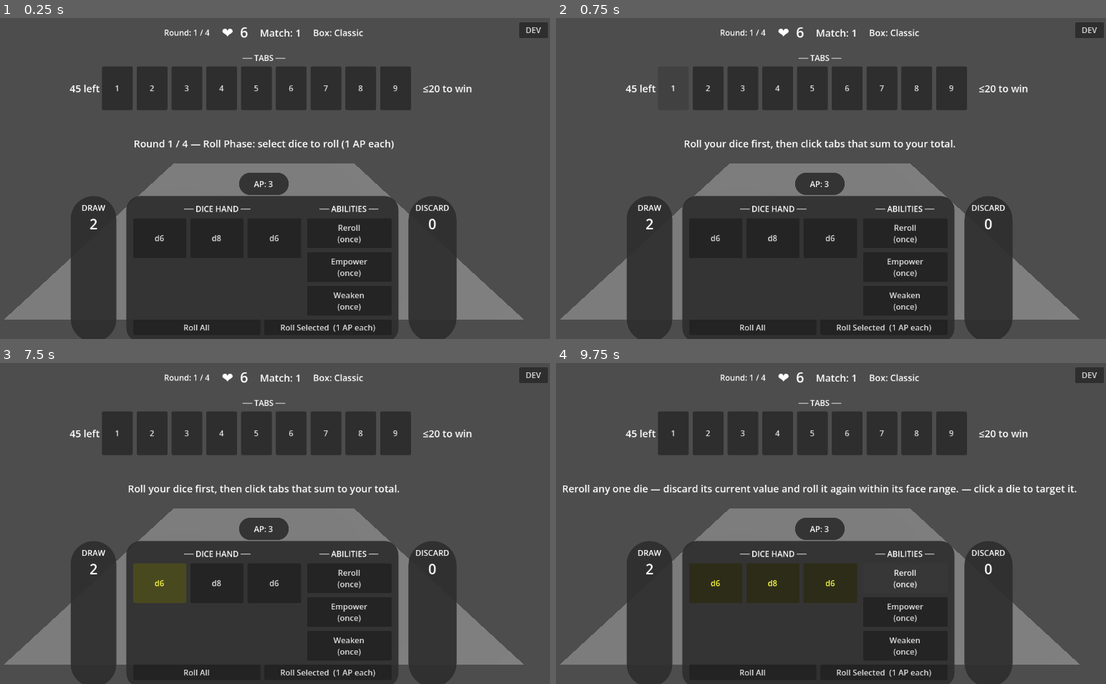
Above: before the commit, frames 1-4 (two rows, left to right).
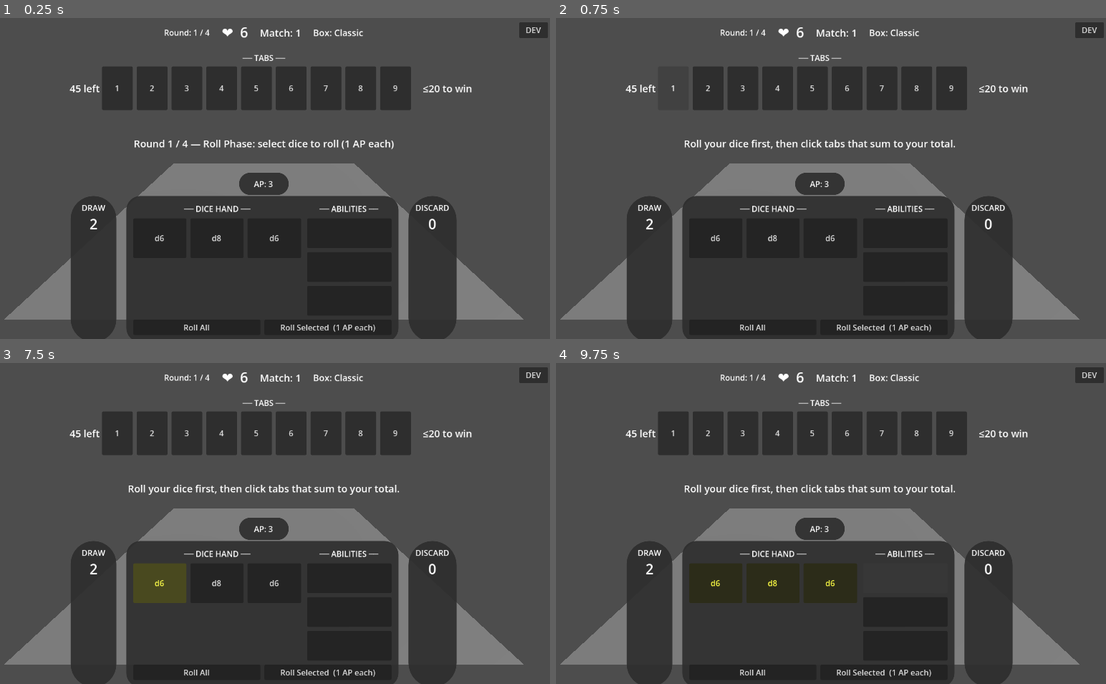
Above: after the commit, the same moments.

Repository: caleb-the-dev/SealTheBox
Game: Godot game, scene res://scenes/match/match.tscn
Same seed, same stepped clock (60 frames per second), same inputs: the game is played once before the commit and once after it.
Inputs (mouse positions are in pixels of both pictures, inside the frame that each line leads up to):
- Up to frame 1 (0.25 s): no input
- Up to frame 2 (0.75 s): click "1" at 0.5 s
- Up to frame 3 (7.5 s): click "2" at 1.25 s; click "3" at 2 s; click "4" at 2.75 s; click "5" at 3.5 s; click "6" at 4.25 s; click "7" at 5 s; click "8" at 5.75 s; click "9" at 6.5 s; click "d6" at 7.25 s
- Up to frame 4 (9.75 s): click "d8" at 8 s; click "d6" at 8.75 s; click (908, 578) at 9.5 s, where only the run before the commit has a clickable "Reroll (once)"

The runs differ from the first frame. In frame 1, 0.3% of the frame differs, in the area x 60-67%, y 64-92%; in frame 2, 0.3%; in frame 3, 0.3%; in frame 4, 1.5%, in the area x 1-95%, y 37-92%.
Error after the commit: Invalid access to property or key 'flavor_name' on a base object of type 'Nil'. (res://scripts/match/match.gd:913)

Commit message:
feat: restructure ability_hand to fixed 3-slot array with random starter in slot 2

Diff:
--- a/seal-the-box/scripts/globals/game_state.gd
+++ b/seal-the-box/scripts/globals/game_state.gd
@@ -1,4 +1,6 @@
 extends Node
+
+const ABILITY_POOL_IDS: Array = ["reroll_die", "greater_1", "lesser_1", "greater_2", "lesser_2", "reroll_all"]
 
 var hp: int = 6
 var ap: int = 3
@@ -8,15 +10,14 @@
 var tabs: Array[int] = [1, 2, 3, 4, 5, 6, 7, 8, 9]
 var dice_pool: Array = []   # Array of Die
 var dice_hand: Array = []   # Array of Die (currently drawn)
-var ability_hand: Array = []  # Array of AbilityData
+var ability_hand: Array = [null, null, null]  # fixed 3-slot array; null = empty
 var current_box: BoxDefinition = null
 
 func reset_run() -> void:
 	hp = 6
 	_setup_dice_pool()
 	reset_match()
-	if ability_hand.is_empty():
-		_setup_ability_hand()
+	_setup_ability_hand()
 
 func reset_match() -> void:
 	ap = 3
@@ -43,11 +44,11 @@
 	dice_pool.append(Die.new(8))
 
 func _setup_ability_hand() -> void:
-	ability_hand = []
 	var lib = Engine.get_singleton("AbilityLibrary")
-	for id in ["reroll_die", "greater_1", "lesser_1"]:
-		var ability = lib.get_ability(id)
-		if ability:
-			ability_hand.append(ability.duplicate())
-		else:
-			push_error("GameState: ability not found: %s" % id)
+	var chosen_id = ABILITY_POOL_IDS[randi() % ABILITY_POOL_IDS.size()]
+	var ability = lib.get_ability(chosen_id)
+	ability_hand = [null, null, null]
+	if ability:
+		ability_hand[2] = ability.duplicate()
+	else:
+		push_error("GameState: ability not found: %s" % chosen_id)
